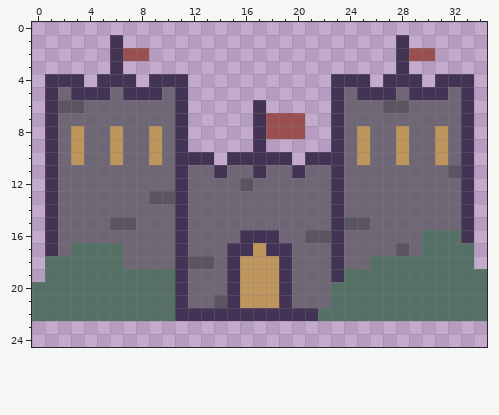
A pixel-art sprite gets an edit: public/castle_owned.png. Above: the version before the commit.
The file is 35x25 pixels.
New version:
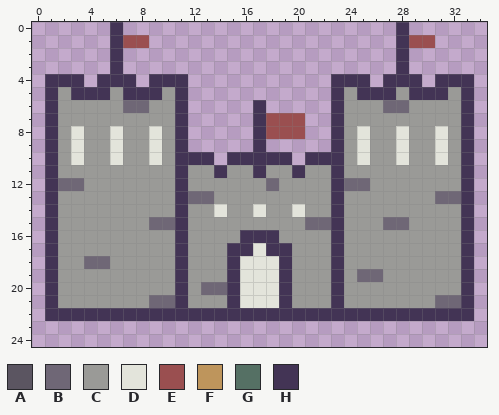
Palette (. is transparent): A #5b5561  B #6f6776  C #9a9a97  D #e3e4db  E #9a4f50  F #be955c  G #557064  H #433455
From the commit log: Add new house images for upgraded and owned states
What changed:
Changed rows in their new state; - is an unchanged pixel.
first column x 0:
 0 ------H---------------------H------
 1 -------EE--------------------EE----
 2 -------..--------------------..----
 5 --C---C---C-------------C---C---C--
 6 --CCCCC--CC-------------CCCBBCCCC--
 7 --CCCCCCCCC-------------CCCCCCCCC--
 8 --CDCCDCCDC-------------CDCCDCCDC--
 9 --CDCCDCCDC-------------CDCCDCCDC--
10 --CDCCDCCDC-------------CDCCDCCDC--
11 --CCCCCCCCC-CC-CC-CC-CC-CCCCCCCCC--
12 ----CCCCCCC-CCCCCC-CCCC---CCCCCCC--
13 --CCCCCCCCC---CCCCCCCCC-CCCCCCC----
14 --CCCCCCCCC-CCDCCDCCDCC-CCCCCCCCC--
15 --CCCCCCC---CCCCCCCCC---CCC--CCCC--
16 --CCCCCCCCC-CCCC---CCCC-CCCCCCCCC--
17 --CCCCCCCCC-CCC--D--CCC-CCCCCCCCCH-
18 -HCCBBCCCCC-CCC-DDD-CCC-CCCCCCCCCH-
19 -HCCCCCCCCC-CCC-DDD-CCC-CBBCCCCCCH.
20 .HCCCCCCCCC-C---DDD-CCCHCCCCCCCCCH.
21 .HCCCCCCCBB-CCC-DDD-CCCHCCCCCCCBBH.
22 .HHHHHHHHHH-----------HHHHHHHHHHHH.
Changed places in both pictures, as pixel boxes (x1, y1, x2, y2):
changed: (32, 22, 487, 321)
